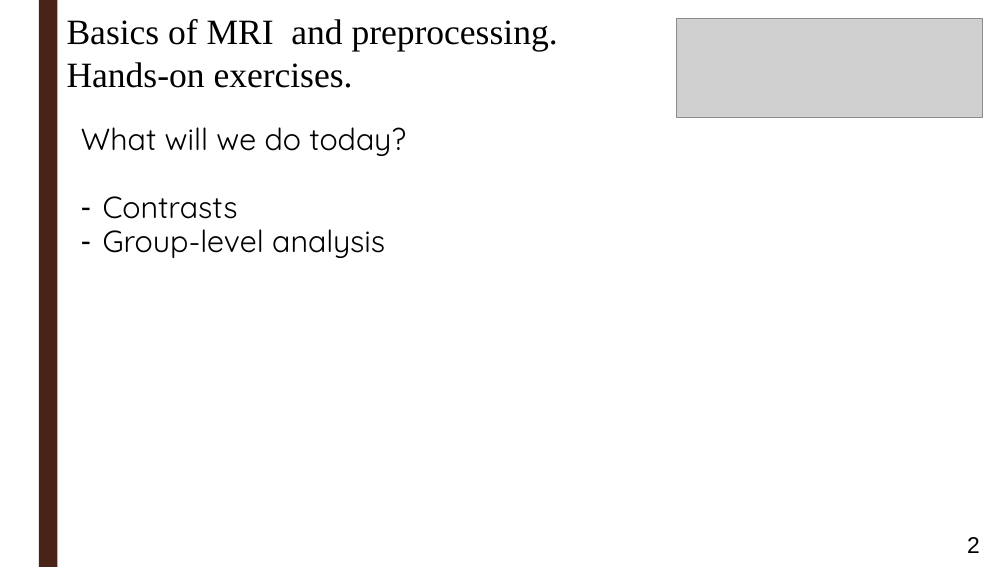
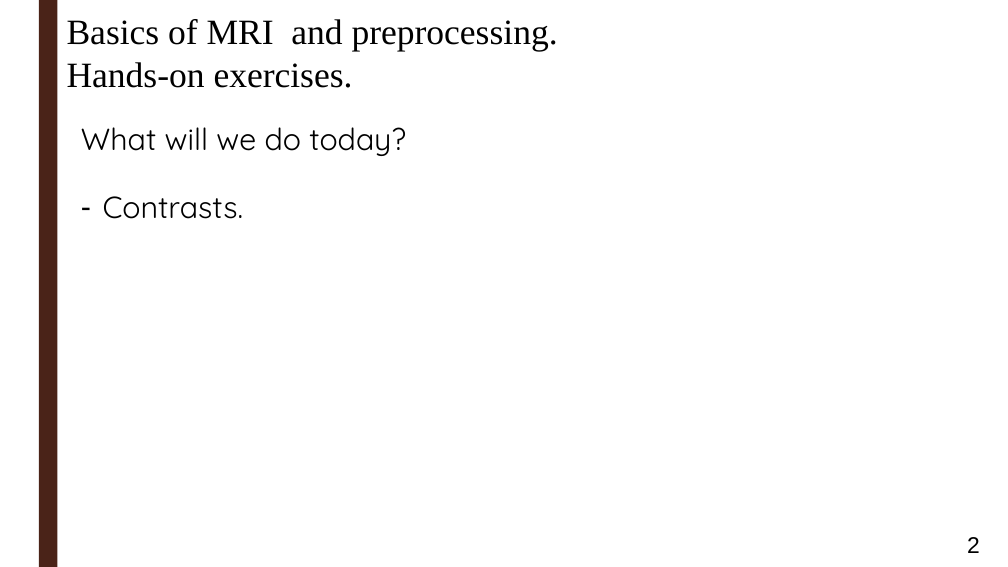
Before and after one commit to ortiztud/fmri_analysis_intro, a slide deck: slide 2 of slides/slides_session-3_hands-on.ppt. Drawn at 1008x567 pixels with LibreOffice and Linux fonts; fonts in the diff are those of the drawing; grey boxes stand for pictures; background and template pictures are left out. Boxes give left, top, right and bottom in pixels: in the first picture for what was removed or moved away, otherwise in the second. Text is boxed around its words. In the diff, an @@ line names an element or a change of style, - is before the commit and + after.

```diff
--- a/slides/slides_session-3_hands-on.ppt
+++ b/slides/slides_session-3_hands-on.ppt
@@ picture removed at [677, 18, 982, 117] @@
@@ text at [103, 196, 244, 219]: text changed @@
-– Contrasts
-– Group-level analysis
+– Contrasts.
```
Also in this commit, not shown: 10 other slides changed, 1 slide added, 2 other files.
